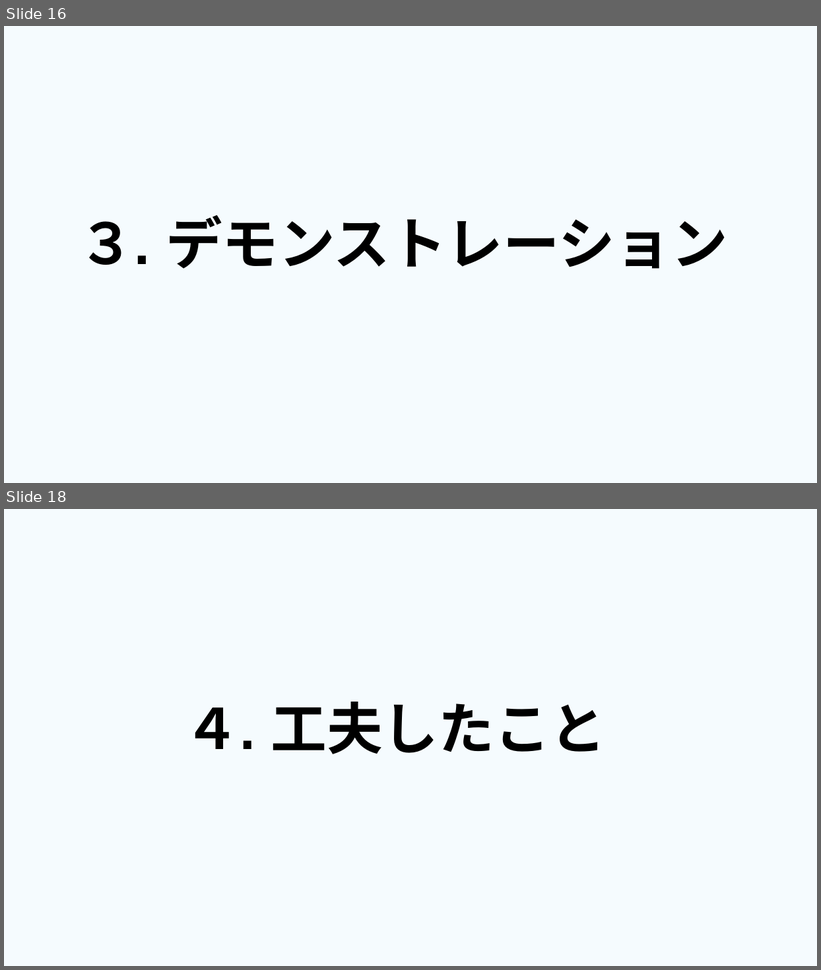
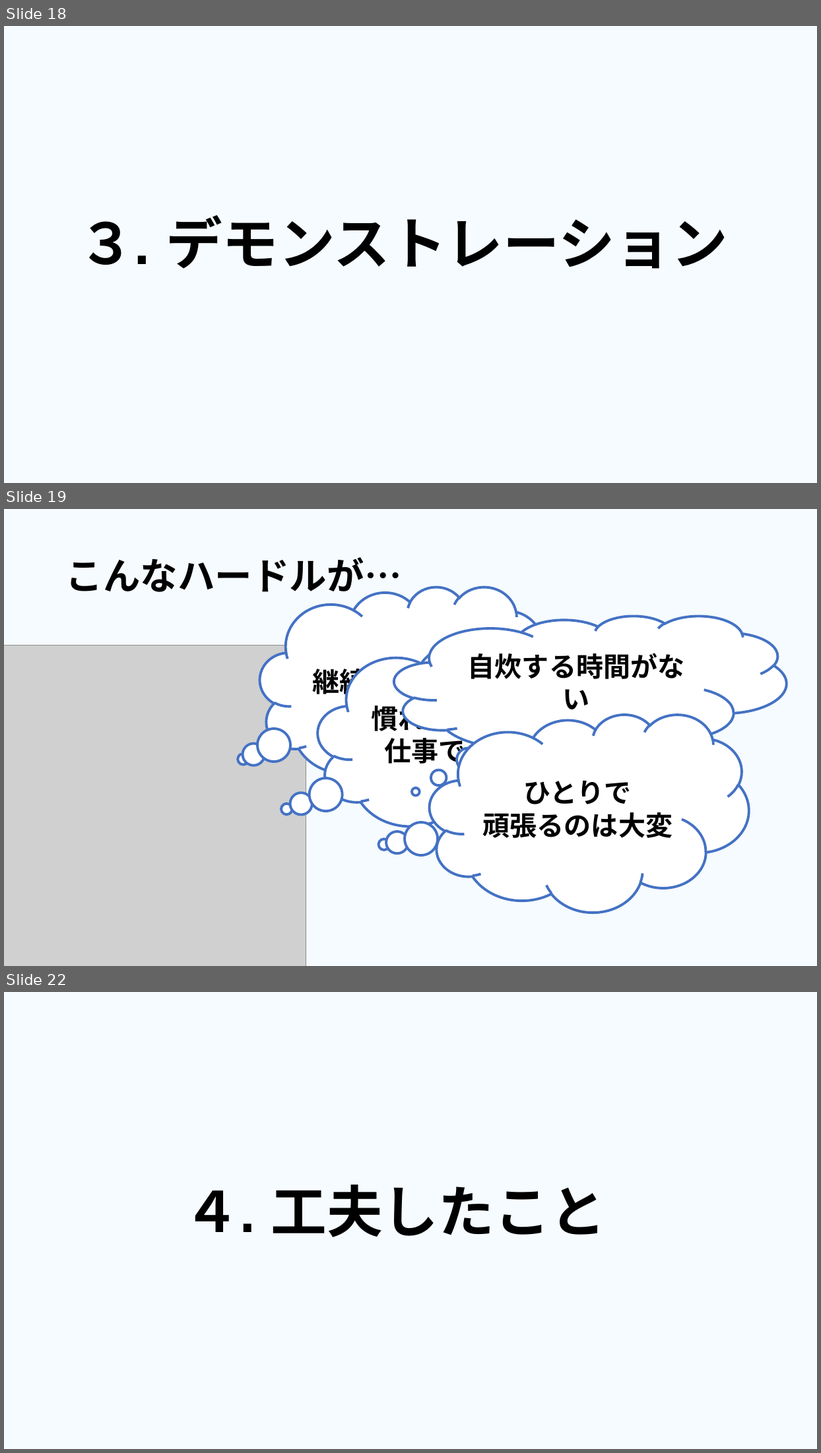
Before and after one commit to dojo2023/E-4, a slide deck: 共有用フォルダー/成果発表.pptx. Shown one above the other, each under a label of ours: slides 16 and 18 before the commit, slides 18, 19 and 22 after it; the slides between them are not shown. The pictures are 821x970 and 821x1453 pixels, drawn with LibreOffice and Linux fonts; fonts in the diff are those of the drawing; grey boxes stand for pictures. Boxes give left, top, right and bottom in pixels: in the first picture for what was removed or moved away, otherwise in the second. Text is boxed around its words. In the diff, an @@ line names an element or a change of style, - is before the commit and + after.

```diff
--- a/共有用フォルダー/成果発表.pptx
+++ b/共有用フォルダー/成果発表.pptx
@@ slide 19 added at (4, 509, 817, 966), background #00B0F0 at 4% opacity @@
@@ title added at (66, 557, 402, 599), 44 pt, text #000000, bold @@
+こんなハードルが…
@@ thought cloud added at (260, 586, 549, 785), fill #FFFFFF, outline #4472C4 3 pt, 32 pt, text #000000, bold @@
+継続が難しい
@@ thought cloud added at (395, 616, 787, 755), fill #FFFFFF, outline #4472C4 3 pt, 32 pt, text #000000, bold @@
+自炊する時間がない
@@ picture added at (4, 645, 306, 966) @@
@@ thought cloud added at (318, 640, 637, 838), fill #FFFFFF, outline #4472C4 3 pt, 32 pt, text #000000, bold @@
+慣れない家事・仕事で手一杯
@@ thought cloud added at (430, 714, 748, 913), fill #FFFFFF, outline #4472C4 3 pt, 32 pt, text #000000, bold @@
+ひとりで
+頑張るのは大変
@@ what was slide 16 is now slide 18 @@
@@ what was slide 18 is now slide 22 @@
```
Also in this commit, not shown: 2 slides changed, 3 other slides added.
